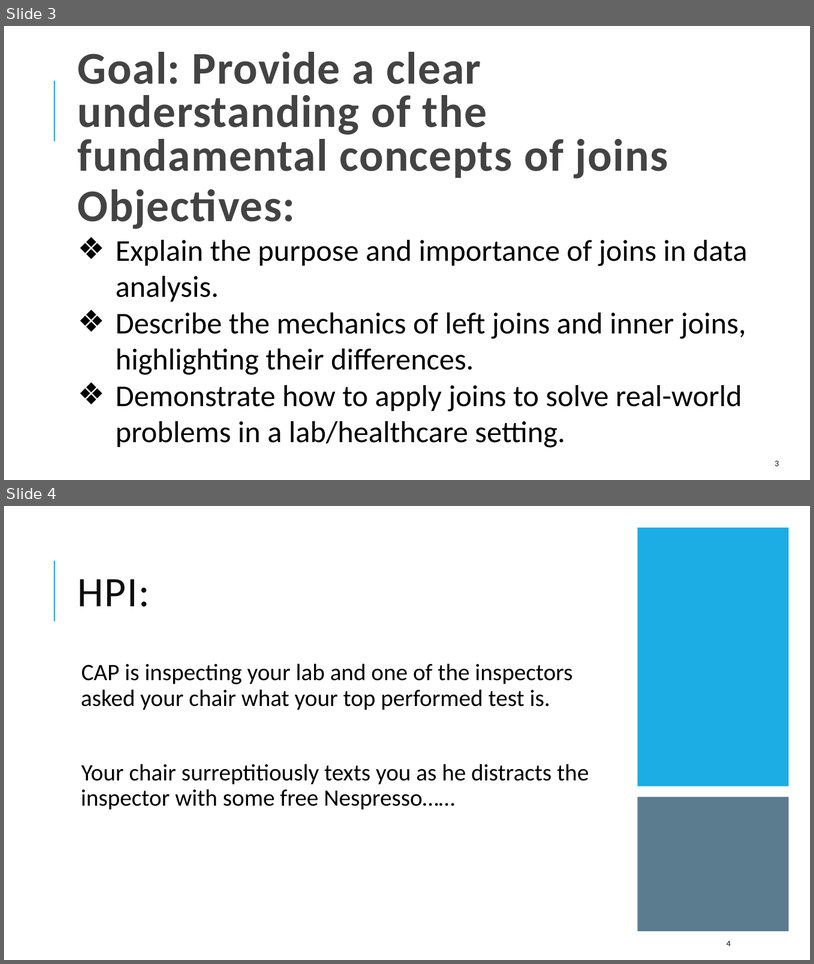
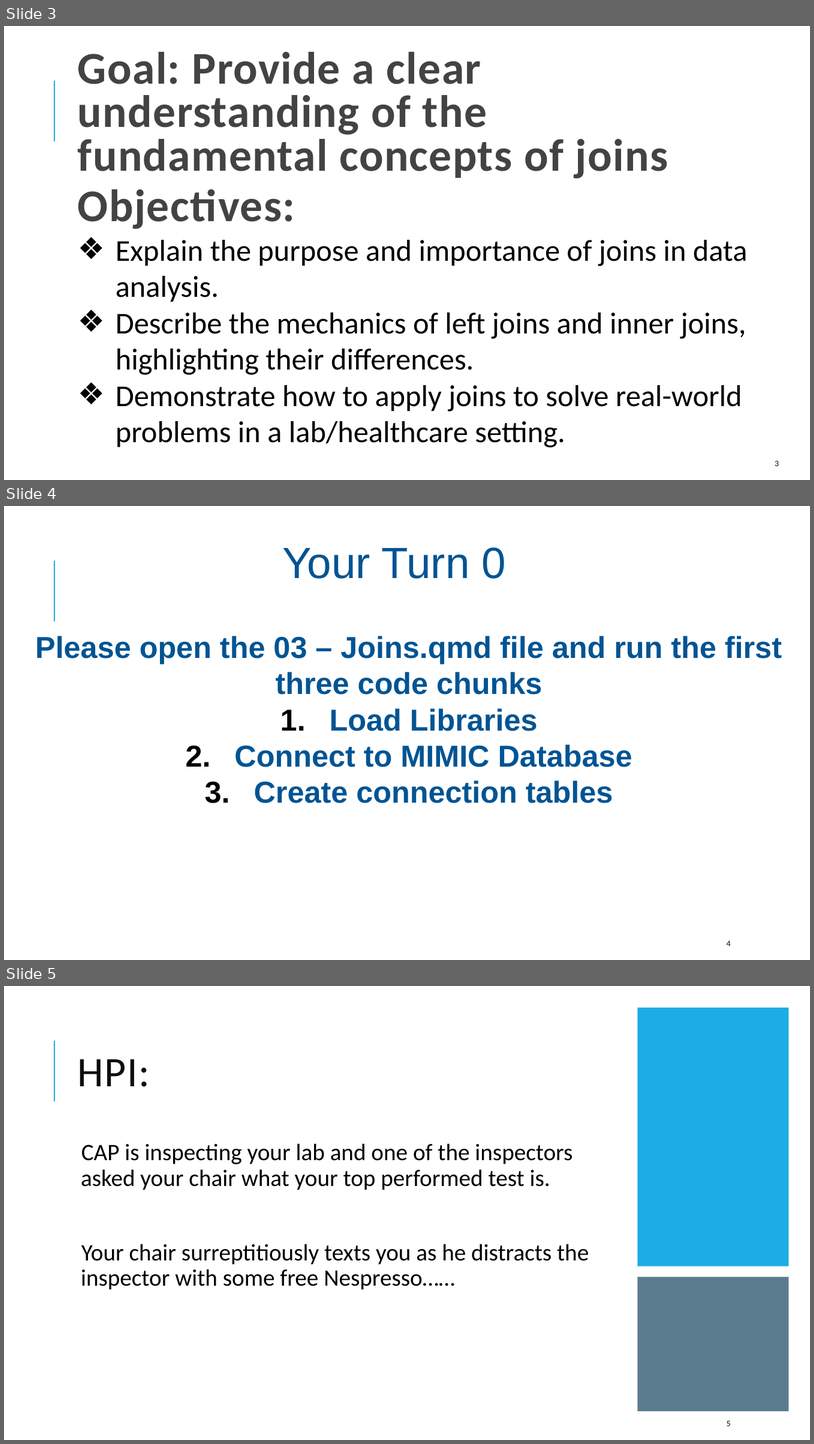
Before and after one commit to amromeo/api_r_int_db_24, a slide deck: presentations/03 - Joins.pptx. Shown one above the other, each under a label of ours: slides 3 and 4 before the commit, slides 3, 4 and 5 after it. The pictures are 814x964 and 814x1444 pixels, drawn with LibreOffice and Linux fonts; fonts in the diff are those of the drawing; background and template pictures are left out. Boxes give left, top, right and bottom in pixels: in the first picture for what was removed or moved away, otherwise in the second. Text is boxed around its words. In the diff, an @@ line names an element or a change of style, - is before the commit and + after.

```diff
--- a/presentations/03 - Joins.pptx
+++ b/presentations/03 - Joins.pptx
@@ slide 4 added at bbox=[4, 506, 810, 960], background picture (left out); not listed: 1 template element that a slide beside it also shows @@
@@ text added at bbox=[282, 547, 506, 579], 52 pt, text #005493 @@
+Your Turn 0
@@ text added at bbox=[35, 636, 782, 803], 36 pt, text #005493, bold @@
+Please open the 03 – Joins.qmd file and run the first three code chunks
+1. Load Libraries
+2. Connect to MIMIC Database
+3. Create connection tables
@@ page number added at bbox=[727, 940, 731, 946], 10 pt, text #0D0D0D @@
+4
@@ what was slide 4 is now slide 5 @@
@@ page number at bbox=[727, 1420, 731, 1426]: text changed @@
-4
+5
```
Also in this commit, not shown: 3 slides changed, 1 other slide added, 2 slides removed.
